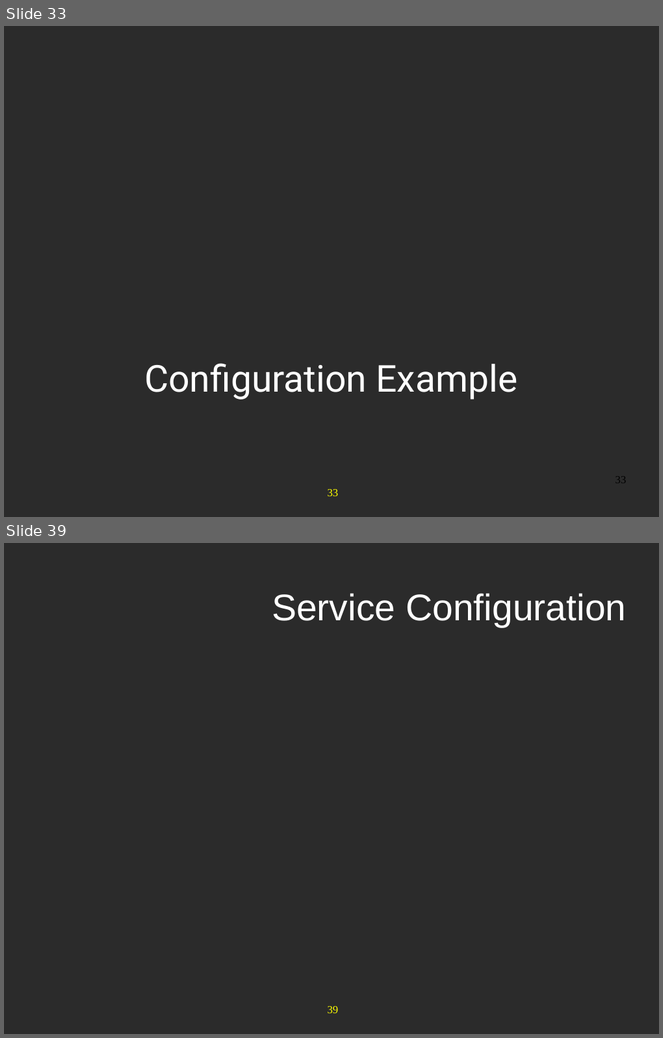
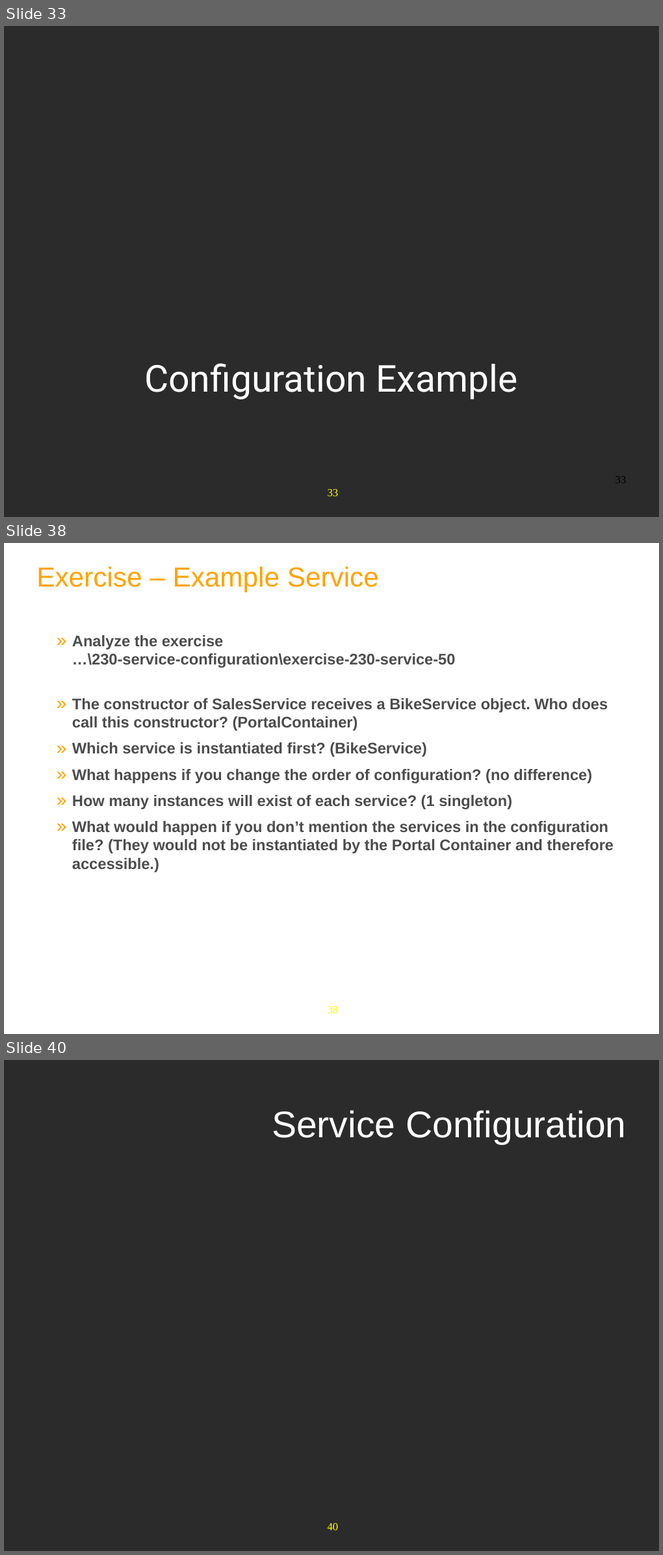
Before and after one commit to anhvurz90/training, a slide deck: exo-developer/230-service-configuration/slides/230-Service-configuration-XDev-en.ppt. Shown one above the other, each under a label of ours: slides 33 and 39 before the commit, slides 33, 38 and 40 after it; the slides between them are not shown. The pictures are 663x1038 and 663x1555 pixels, drawn with LibreOffice and Linux fonts; fonts in the diff are those of the drawing; background and template pictures are left out; a plain dark background stands for a picture behind light text. Boxes give left, top, right and bottom in pixels: in the first picture for what was removed or moved away, otherwise in the second. Text is boxed around its words. In the diff, an @@ line names an element or a change of style, - is before the commit and + after.

```diff
--- a/exo-developer/230-service-configuration/slides/230-Service-configuration-XDev-en.ppt
+++ b/exo-developer/230-service-configuration/slides/230-Service-configuration-XDev-en.ppt
@@ slide 38 added at bbox=[4, 543, 659, 1034], background #FFFFFF; not listed: 1 template element that a slide beside it also shows @@
@@ title added at bbox=[36, 566, 379, 592], 43 pt, text #FFA300 @@
+Exercise – Example Service
@@ text added at bbox=[72, 635, 614, 873], 24 pt, text #4C4C4C, bold @@
+  » Analyze the exercise
+    …\230-service-configuration\exercise-230-service-50
+  » The constructor of SalesService receives a BikeService object. Who does call this constructor? (PortalContainer)
+  » Which service is instantiated first? (BikeService)
+  » What happens if you change the order of configuration? (no difference)
+  » How many instances will exist of each service? (1 singleton)
+  » What would happen if you don’t mention the services in the configuration file? (They would not be instantiated by the Portal Container and therefore accessible.)
@@ what was slide 39 is now slide 40 @@
@@ page number at bbox=[328, 1523, 339, 1531]: text changed @@
-39
+40
```
Also in this commit, not shown: 8 slides changed.
